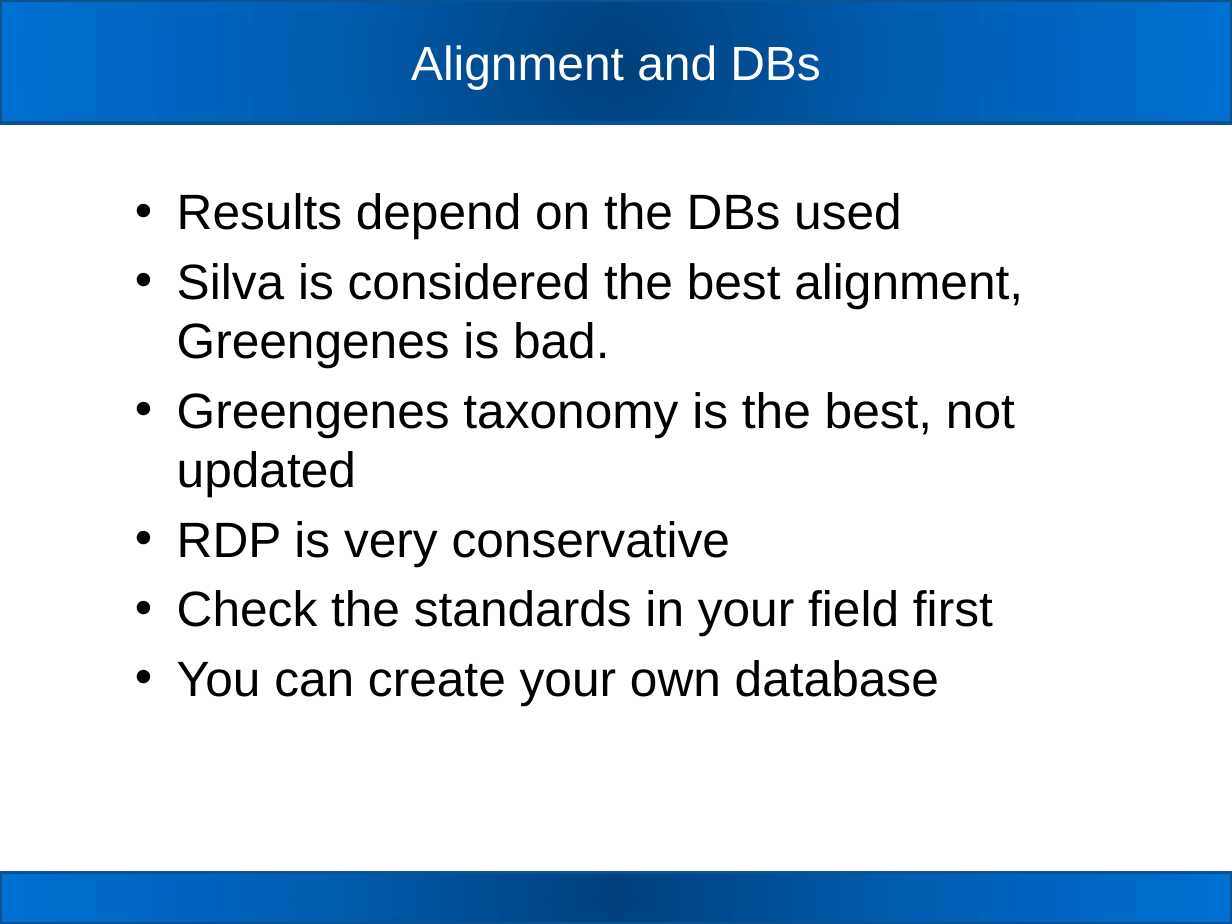
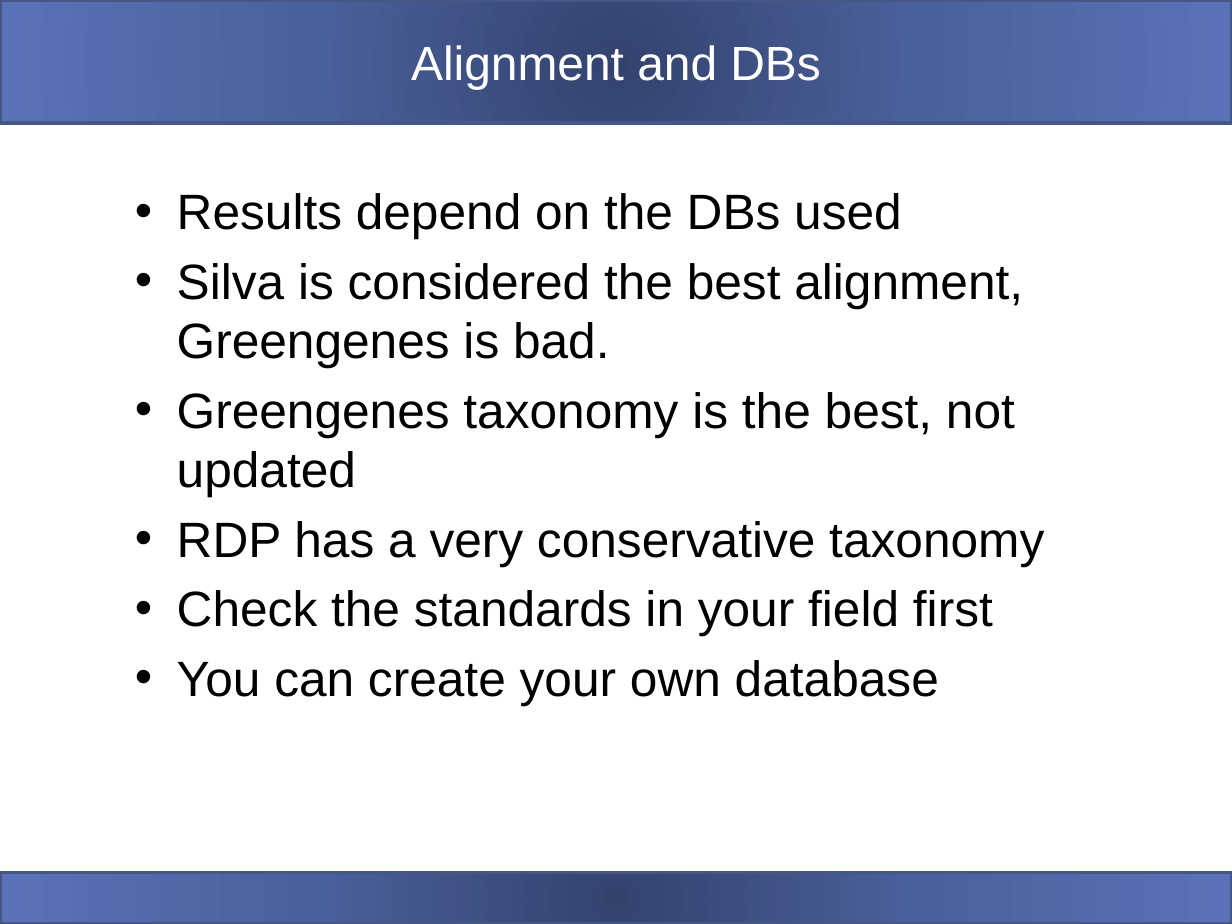
Before and after one commit to carden24/BCREGMEGD_Microbiome_sequencing_workshop_2020, a slide deck: slide 41 of Mothur_phyloseq_tutorial.pptx (slide 23 before the commit). Drawn at 1232x924 pixels with LibreOffice and Linux fonts; fonts in the diff are those of the drawing. Boxes give left, top, right and bottom in pixels: in the first picture for what was removed or moved away, otherwise in the second. Text is boxed around its words. In the diff, an @@ line names an element or a change of style, - is before the commit and + after.

```diff
--- a/Mothur_phyloseq_tutorial.pptx
+++ b/Mothur_phyloseq_tutorial.pptx
@@ rectangle at <box>0,0,1232,123</box>: fill gradient #01427D to #015EB2 to #0170D4 to gradient #35446E to #4C619D to #5A73BA; outline #0B5292 2 pt to #475785 2 pt @@
@@ text at <box>177,521,1044,566</box>: text changed @@
-• RDP is very conservative
+• RDP has a very conservative taxonomy
@@ rectangle at <box>0,872,1232,924</box>: fill gradient #01427D to #015EB2 to #0170D4 to gradient #35446E to #4C619D to #5A73BA; outline #0B5292 2 pt to #475785 2 pt @@
```
Also in this commit, not shown: 22 other slides changed, 27 slides added, 1 slide removed.
